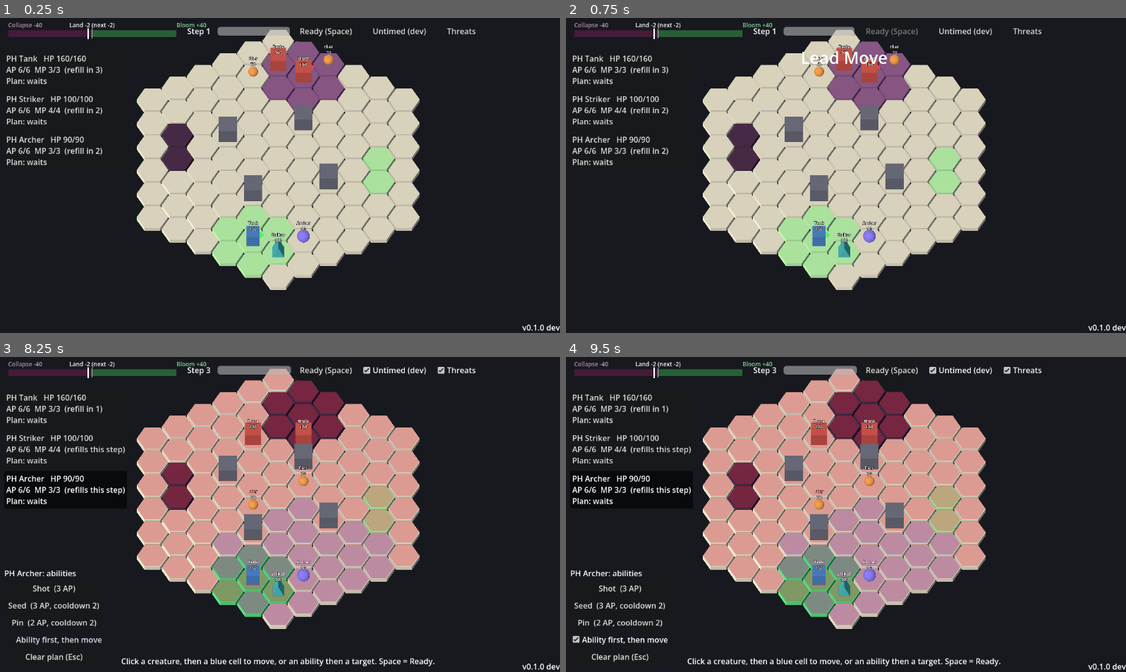
Above: before the commit, frames 1-4 (two rows, left to right).
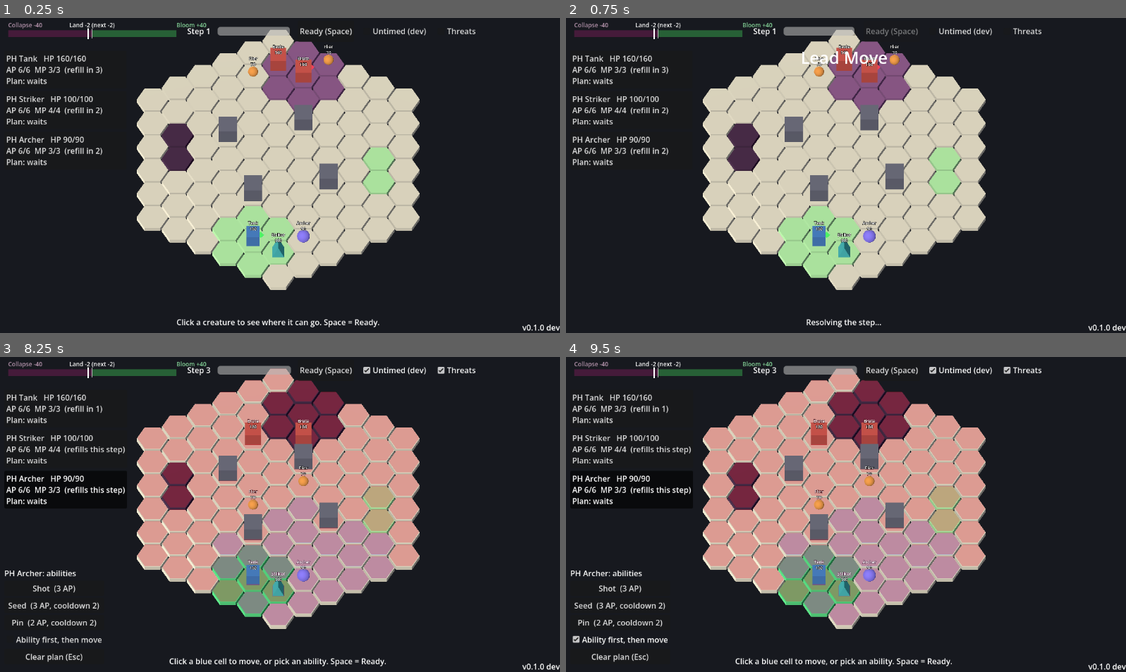
Above: after the commit, the same moments.

Repository: BenjaminAndre/Voyn
Game: Godot game, scene res://src/client/main.tscn
Same seed, same stepped clock (60 frames per second), same inputs: the game is played once before the commit and once after it.
Inputs:
- Up to frame 1 (0.25 s): no input
- Up to frame 2 (0.75 s): click "Ready (Space)" at 0.5 s
- Up to frame 3 (8.25 s): click "Untimed (dev)" at 1.25 s; click "Threats" at 2 s; click "Untimed (dev)" at 2.75 s; click "Threats" at 3.5 s; click "Untimed (dev)" at 4.25 s; click "Threats" at 5 s; click "Ready (Space)" at 5.75 s; click "PH Tank HP 160/160 AP 6/6 MP …" at 6.5 s; click "PH Striker HP 100/100 AP 6/6 …" at 7.25 s; click "PH Archer HP 90/90 AP 6/6 MP …" at 8 s
- Up to frame 4 (9.5 s): click "Ability first, then move" at 8.75 s

The runs differ from the first frame. In frame 1, 0.4% of the frame differs, in the area x 31-68%, y 95-99%; in frame 2, 0.1%; in frame 3, 0.7%, in the area x 21-78%, y 95-99%; in frame 4, 0.7%.

Commit message:
Round 2, item 2.4: never leave the UI stuck
Aiming now exists only while a Creature is selected, has chosen an ability
and has not aimed it, inside a planning window; opening or closing a
window, ending the fight, or deselecting cancels it. The bottom hint is
derived from that state (and a short-lived error message that the next
action clears) instead of being stored, which is what left 'pick a yellow
cell' on screen. A randomized test checks the invariants.

Co-Authored-By: Claude Sonnet 5.5 <noreply@anthropic.com>

Diff:
--- a/src/client/main.gd
+++ b/src/client/main.gd
@@ -31,6 +31,8 @@
 var targeting: bool = false
 var window_left: float = 0.0
 var untimed: bool = false
+## A short-lived message (an error from the last click). Cleared by the next action and by every new
+## window; the state hint (what to do next) is derived from the input state, never stored.
 var last_message: String = ""
 
 var _step_label: Label
@@ -133,6 +135,7 @@
 	mode = Mode.PLANNING
 	builder.reset(state)
 	targeting = false
+	last_message = ""
 	_banner.text = ""
 	selected = -1  # nobody is selected: picking a Creature is what shows its move range
 	window_left = float(int(rules["step_window_ms"])) / 1000.0
@@ -148,6 +151,7 @@
 		return
 	selected = id
 	targeting = false
+	last_message = ""
 	_refresh()
 
 
@@ -155,6 +159,7 @@
 func choose_ability(ability_id: String) -> void:
 	if mode != Mode.PLANNING or selected < 0:
 		return
+	last_message = ""
 	if builder.unavailable_reason(selected, ability_id) != "":
 		return
 	if str(builder.draft(selected)["ability"]) == ability_id:
@@ -169,6 +174,7 @@
 func set_order(ability_first: bool) -> void:
 	if mode != Mode.PLANNING or selected < 0:
 		return
+	last_message = ""
 	builder.set_order(selected, Plans.ORDER_ABILITY_FIRST if ability_first else Plans.ORDER_MOVE_FIRST)
 	targeting = str(builder.draft(selected)["ability"]) != "" and not bool(builder.draft(selected)["has_target"])
 	_refresh()
@@ -179,6 +185,7 @@
 		return
 	builder.clear(selected)
 	targeting = false
+	last_message = ""
 	_refresh()
 
 
@@ -227,6 +234,10 @@
 	if mode != Mode.PLANNING:
 		return
 	mode = Mode.RESOLVING
+	targeting = false  # closing the window cancels any aiming in progress
+	selected = -1
+	last_message = ""
+	_refresh_hint()
 	board.clear_overlays()
 	board.set_previews({})
 	_ready_button.disabled = true
@@ -250,9 +261,11 @@
 ## The result screen (R3.8): the outcome, Monsters Cleansed out of the total, the final board karma.
 func _end_fight() -> void:
 	mode = Mode.ENDED
+	targeting = false
+	selected = -1
+	last_message = ""
 	_banner.text = ""
 	_refresh()
-	_set_hint("")
 	_end_title.text = _outcome_title(state.outcome)
 	_end_details.text = result_details()
 	_end_panel.show()
@@ -293,11 +306,49 @@
 
 
 func _refresh() -> void:
+	_normalize_input_state()
 	_step_label.text = "Step %d" % state.step
 	_update_party()
 	_update_actions()
 	_update_overlays()
 	_update_preview()
+	_refresh_hint()
+
+
+## No input state survives into a mode where it cannot be finished: aiming exists only while a
+## Creature is selected, has chosen an ability, and has not yet aimed it, during a planning window.
+func _normalize_input_state() -> void:
+	if mode != Mode.PLANNING:
+		targeting = false
+		return
+	if selected >= 0 and not state.fighters[selected].on_board():
+		selected = -1
+	if selected < 0 or not builder.drafts.has(selected):
+		targeting = false
+		return
+	var entry: Dictionary = builder.drafts[selected]
+	targeting = targeting and str(entry["ability"]) != "" and not bool(entry["has_target"])
+
+
+## The line at the bottom: a stored message if there is one, else what to do next in this state.
+func _refresh_hint() -> void:
+	if _hint == null:
+		return
+	if last_message != "":
+		_hint.text = last_message
+		return
+	match mode:
+		Mode.PLANNING:
+			if targeting:
+				_hint.text = "Pick a yellow cell to aim at. Esc cancels the plan."
+			elif selected < 0:
+				_hint.text = "Click a creature to see where it can go. Space = Ready."
+			else:
+				_hint.text = "Click a blue cell to move, or pick an ability. Space = Ready."
+		Mode.RESOLVING:
+			_hint.text = "Resolving the step..."
+		Mode.ENDED:
+			_hint.text = ""
 
 
 func _update_party() -> void:
@@ -360,10 +411,6 @@
 	clear.text = "Clear plan (Esc)"
 	clear.pressed.connect(clear_selected)
 	_actions_box.add_child(clear)
-	if targeting:
-		_set_hint("Pick a yellow cell to aim at.")
-	elif last_message == "":
-		_set_hint("Click a creature, then a blue cell to move, or an ability then a target. Space = Ready.")
 
 
 func _ability_tip(ability: Dictionary) -> String:
@@ -530,8 +577,7 @@
 
 func _set_hint(text: String) -> void:
 	last_message = text
-	if _hint != null:
-		_hint.text = text
+	_refresh_hint()
 
 
 func _build_info() -> String:
--- a/tests/unit/test_main_flow.gd
+++ b/tests/unit/test_main_flow.gd
@@ -34,7 +34,7 @@
 	assert_eq(main.builder.plans().size(), 1)
 	main.select(0)
 	assert_eq(main.selected, 0)
-	main.click_cell(tank_cell + Vector2i(5, 5))
+	main.click_cell(tank_cell + Vector2i(0, -6))
 	assert_ne(main.last_message, "", "an unreachable cell says so")
 
 
@@ -201,3 +201,128 @@
 	assert_eq(main.builder.plans().size(), 0, "a click on an empty cell with nobody selected does nothing")
 	main.choose_ability("bash")
 	assert_eq(main.builder.plans().size(), 0)
+
+
+# --- Round 2, item 2.4: never leave the UI stuck ---
+
+
+func _hint(main: Control) -> String:
+	return main._hint.text
+
+
+func test_closing_the_window_while_aiming_cancels_the_aim() -> void:
+	var main: Control = await _main()
+	main.select(0)
+	main.choose_ability("bash")
+	assert_true(main.targeting)
+	assert_string_contains(_hint(main), "yellow")
+	await main.resolve_step()
+	assert_false(main.targeting)
+	assert_eq(main.selected, -1)
+	assert_eq(main.mode, main.Mode.PLANNING)
+	assert_false(_hint(main).contains("yellow"), "no stale 'pick a yellow cell' in the next window")
+	assert_eq(main.builder.plans().size(), 0)
+
+
+func test_the_timer_closing_the_window_cancels_the_aim_too() -> void:
+	var main: Control = await _main()
+	main.untimed = false
+	main.select(0)
+	main.choose_ability("bash")
+	main.window_left = 0.05
+	main._process(0.2)
+	await get_tree().process_frame
+	await get_tree().process_frame
+	assert_false(main.targeting)
+	assert_false(_hint(main).contains("yellow"))
+
+
+func test_pressing_ready_while_aiming_still_resolves_the_step() -> void:
+	var main: Control = await _main()
+	main.select(0)
+	main.choose_ability("bash")
+	await main.resolve_step()
+	assert_eq(main.state.step, 2)
+
+
+func test_an_error_message_does_not_survive_the_next_action_or_window() -> void:
+	var main: Control = await _main()
+	main.select(0)
+	main.click_cell(main.state.cell_of(main.state.fighters[0]) + Vector2i(-3, -3))
+	assert_ne(main.last_message, "", "an unreachable click explains itself")
+	assert_eq(_hint(main), main.last_message)
+	main.select(1)
+	assert_eq(main.last_message, "")
+	assert_false(_hint(main).contains("reach"))
+	main.click_cell(main.state.cell_of(main.state.fighters[1]) + Vector2i(-4, -4))
+	assert_ne(main.last_message, "")
+	await main.resolve_step()
+	assert_eq(main.last_message, "", "a new window starts clean")
+	assert_false(_hint(main).contains("reach"))
+
+
+func test_the_hint_follows_the_input_state() -> void:
+	var main: Control = await _main()
+	assert_string_contains(_hint(main), "Click a creature")
+	main.select(0)
+	assert_string_contains(_hint(main), "blue cell")
+	main.choose_ability("bash")
+	assert_string_contains(_hint(main), "yellow")
+	main.clear_selected()
+	assert_string_contains(_hint(main), "blue cell")
+	main.choose_ability("guard")
+	assert_false(main.targeting, "a self ability needs no aim")
+	assert_string_contains(_hint(main), "blue cell")
+
+
+func test_ending_the_fight_clears_aiming_and_the_hint() -> void:
+	var main: Control = await _main()
+	main.select(0)
+	main.choose_ability("bash")
+	main._end_fight()
+	assert_false(main.targeting)
+	assert_eq(main.selected, -1)
+	assert_eq(_hint(main), "")
+
+
+func _assert_input_invariants(main: Control, label: String) -> void:
+	if main.targeting:
+		assert_eq(main.mode, main.Mode.PLANNING, "%s: aiming only while planning" % label)
+		assert_gte(main.selected, 0, "%s: aiming needs a selected Creature" % label)
+		var entry: Dictionary = main.builder.drafts[main.selected]
+		assert_ne(str(entry["ability"]), "", "%s: aiming needs a chosen ability" % label)
+		assert_false(bool(entry["has_target"]), "%s: aiming means no target yet" % label)
+	if main.mode != main.Mode.PLANNING:
+		assert_false(main.targeting, "%s: no aiming outside a window" % label)
+	if main.selected >= 0:
+		assert_true(main.state.fighters[main.selected].on_board(), "%s: selected is on the board" % label)
+	assert_false(main._hint.text.contains("yellow") and not main.targeting, "%s: no stale aiming hint" % label)
+
+
+func test_input_state_invariants_hold_under_random_play() -> void:
+	var main: Control = await _main()
+	var prng: Prng = Prng.create(20261018)
+	for i: int in 220:
+		var label: String = "op %d" % i
+		match prng.next_below(7):
+			0:
+				main.select(prng.next_below(3))
+			1:
+				if main.selected >= 0:
+					var kit: PackedStringArray = main.state.fighters[main.selected].abilities
+					main.choose_ability(kit[prng.next_below(kit.size())])
+			2:
+				main.click_cell(main.state.grid.cell_at(prng.next_below(main.state.grid.size())))
+			3:
+				main.set_order(prng.next_below(2) == 0)
+			4:
+				main.clear_selected()
+			5:
+				if prng.next_below(3) == 0:
+					await main.resolve_step()
+			6:
+				if main.selected >= 0 and prng.next_below(2) == 0:
+					main.click_cell(main.state.cell_of(main.state.fighters[prng.next_below(3)]))
+		_assert_input_invariants(main, label)
+		if main.mode == main.Mode.ENDED:
+			break
